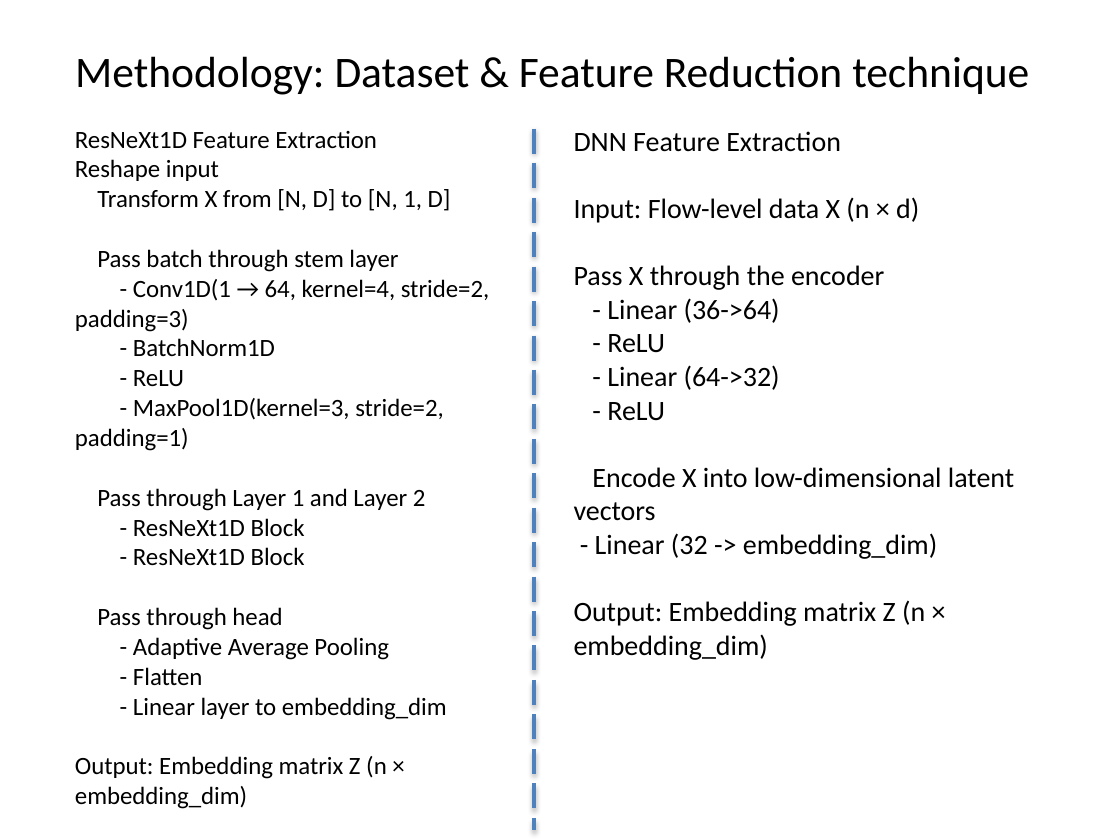
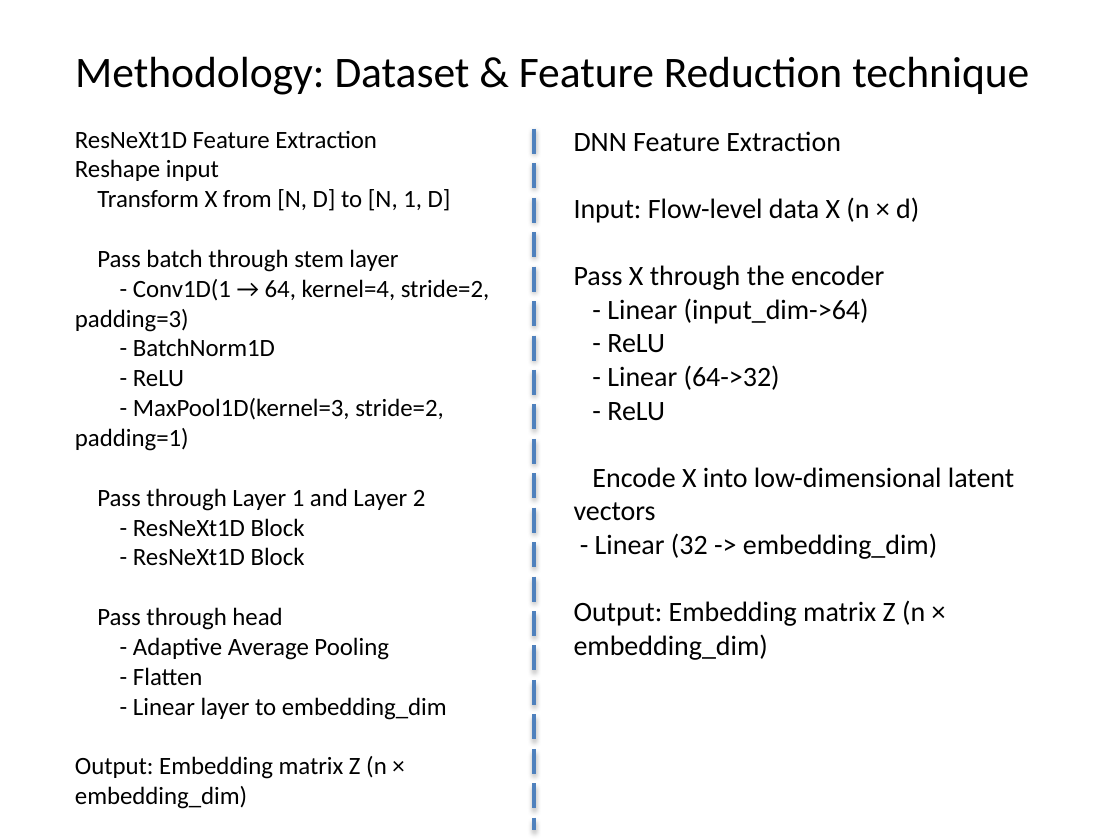
Before and after one commit to YMa10-ACS/Edge-IDS-Framework, a slide deck: slide 9 of IoMT_IDS_Presentation.pptx. Drawn at 1120x840 pixels with LibreOffice and Linux fonts; fonts in the diff are those of the drawing. Boxes give left, top, right and bottom in pixels: in the first picture for what was removed or moved away, otherwise in the second. Text is boxed around its words. In the diff, an @@ line names an element or a change of style, - is before the commit and + after.

```diff
--- a/IoMT_IDS_Presentation.pptx
+++ b/IoMT_IDS_Presentation.pptx
@@ text at [607,298,869,324]: text changed @@
-- Linear (36->64)
+- Linear (input_dim->64)
```
Also in this commit, not shown: 3 other slides changed, 2 other files.
